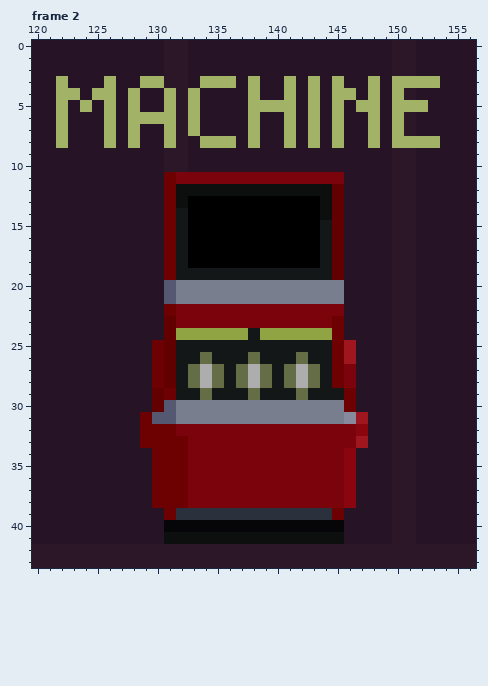
Pixel-art file -- aseprite/dealer scene.aseprite. The picture above was drawn from the file before the commit.
160x320 pixels, 2 frames. Colours within 5 levels of each other are drawn and written as one. Shown: frame 2: x 120..156, y 0..43. The commit also changed other frames or places, which this record leaves out.
After:
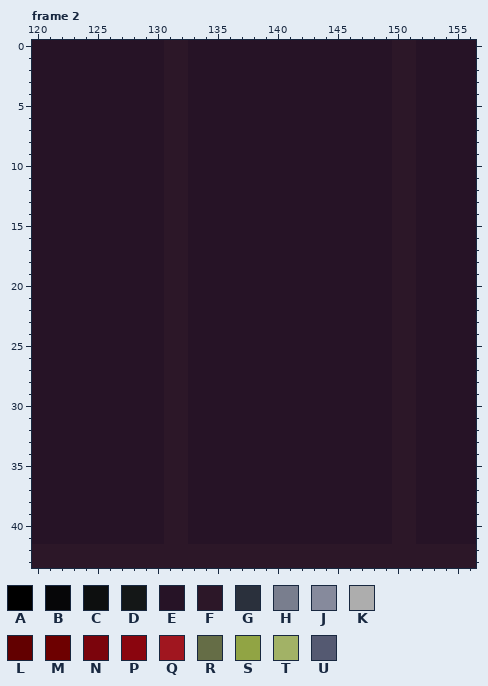
Palette (. is transparent): A #000000  B #060608  C #0d0f0f  D #141717  E #261326  F #2c1728  G #2a303c  H #797e8e  J #868a9c  K #adadad  L #620000  M #6d0000  N #7b040c  P #8a050e  Q #a0161f  R #656d46  S #91a444  T #a2b266  U #545971
Difference:
Frame 2, layer "MACHINE":
y 3: x 122 T -> E; x 126 T -> E; x 129..130 TT -> EE; x 134..136 TTT -> EEE; x 138 T -> E; x 141 T -> E; x 143 T -> E; x 145 T -> E; x 148 T -> E; x 150..153 TTTT -> FFEE
y 4: x 122..123 TT -> EE; x 125..126 TT -> EE; x 128 T -> E; x 131 T -> F; x 133 T -> E; x 138 T -> E; x 141 T -> E; x 143 T -> E; x 145..146 TT -> EE; x 148 T -> E; x 150 T -> F
y 5: x 122 T -> E; x 124 T -> E; x 126 T -> E; x 128 T -> E; x 131 T -> F; x 133 T -> E; x 138..141 TTTT -> EEEE; x 143 T -> E; x 145 T -> E; x 147..148 TT -> EE; x 150..152 TTT -> FFE
y 6: x 122 T -> E; x 126 T -> E; x 128..131 TTTT -> EEEF; x 133 T -> E; x 138 T -> E; x 141 T -> E; x 143 T -> E; x 145 T -> E; x 148 T -> E; x 150 T -> F
y 7: x 122 T -> E; x 126 T -> E; x 128 T -> E; x 131 T -> F; x 133 T -> E; x 138 T -> E; x 141 T -> E; x 143 T -> E; x 145 T -> E; x 148 T -> E; x 150 T -> F
y 8: x 122 T -> E; x 126 T -> E; x 128 T -> E; x 131 T -> F; x 134..136 TTT -> EEE; x 138 T -> E; x 141 T -> E; x 143 T -> E; x 145 T -> E; x 148 T -> E; x 150..153 TTTT -> FFEE
y 11: x 131..145 MNNNNNNNNNNNNNN -> FFEEEEEEEEEEEEE
y 12: x 131..145 MCCCCCCCCCCCCCL -> FFEEEEEEEEEEEEE
y 13: x 131..145 MCAAAAAAAAAAACL -> FFEEEEEEEEEEEEE
y 14: x 131..145 MDAAAAAAAAAAACL -> FFEEEEEEEEEEEEE
y 15..18: x 131..145 MDAAAAAAAAAAADL -> FFEEEEEEEEEEEEE
y 19: x 131..145 MDDDDDDDDDDDDDL -> FFEEEEEEEEEEEEE
y 20..21: x 131..145 UHHHHHHHHHHHHHH -> FFEEEEEEEEEEEEE
y 22: x 131..145 MNNNNNNNNNNNNNN -> FFEEEEEEEEEEEEE
y 23: x 131..145 LNNNNNNNNNNNNNM -> FFEEEEEEEEEEEEE
y 24: x 131..145 LSSSSSSDSSSSSSM -> FFEEEEEEEEEEEEE
y 25: x 130..146 MLDDDDDDDDDDDDDMQ -> EFFEEEEEEEEEEEEEE
y 26: x 130..146 MLDDRDDDRDDDRDDMQ -> EFFEEEEEEEEEEEEEE
y 27..28: x 130..146 MLDRKRDRKRDRKRDMN -> EFFEEEEEEEEEEEEEE
y 29: x 130..146 LMDDRDDDRDDDRDDDM -> EFFEEEEEEEEEEEEEE
y 30: x 130..146 LUHHHHHHHHHHHHHHM -> EFFEEEEEEEEEEEEEE
y 31: x 129..147 MUUHHHHHHHHHHHHHHJQ -> EEFFEEEEEEEEEEEEEEE
y 32: x 129..147 MMMNNNNNNNNNNNNNNNP -> EEFFEEEEEEEEEEEEEEE
y 33: x 129..147 MMMMNNNNNNNNNNNNNNQ -> EEFFEEEEEEEEEEEEEEE
y 34..38: x 130..146 MMMNNNNNNNNNNNNNP -> EFFEEEEEEEEEEEEEE
y 39: x 131..145 MGGGGGGGGGGGGGM -> FFEEEEEEEEEEEEE
y 40: x 131..145 BBBBBBBBBBBBBBB -> FFEEEEEEEEEEEEE
y 41: x 131..145 CCCCCCCCCCCCCCC -> FFEEEEEEEEEEEEE
